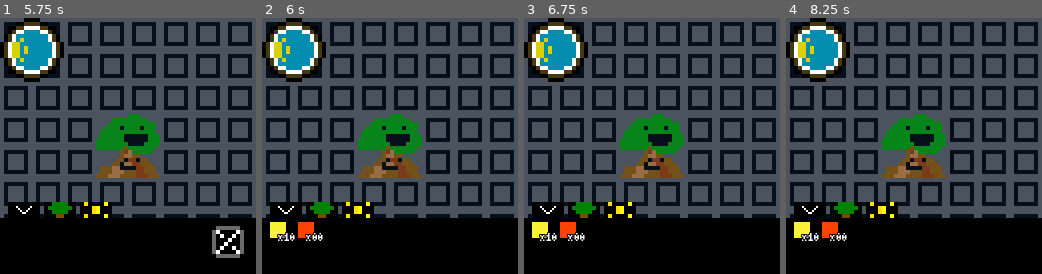
Above: before the commit, frames 1-4 (left to right).
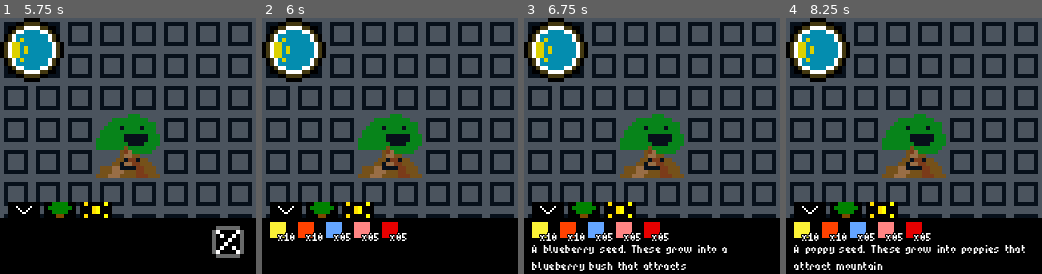
Above: after the commit, the same moments.

Repository: emmetl913/LOWREZJAM_2024
Game: Godot game, scene res://menus/main_menu.tscn
The game is run twice, just before and just after one commit, with the same random seed, the same clock (stepped at 60 frames per second) and the same inputs.
Inputs (mouse positions are in pixels of both pictures, inside the frame that each line leads up to):
- Up to frame 1 (5.75 s): click (87, 202) at 0.5 s; click (128, 146) at 1.25 s; click (23, 266) at 2 s; click (128, 146) at 2.75 s; click (23, 210) at 3.5 s; click (128, 146) at 4.25 s; click (23, 266) at 5 s
- Up to frame 2 (6 s): click (338, 217) at 5.75 s
- Up to frame 3 (6.75 s): click (595, 230) at 6.52 s
- Up to frame 4 (8.25 s): click (885, 230) at 7.27 s; click (914, 230) at 8.02 s

Frame 1 is identical in both runs. In frame 2, 1.4% of the frame differs, in the area x 19-57%, y 79-88%; in frame 3, 3.4%, in the area x 3-80%, y 79-99%; in frame 4, 3.4%.

Commit message:
Apples, Blueberries, and Poppies
Implemented in the same way carrots were

Diff:
--- /dev/null
+++ b/plants/classes/apple.tres
@@ -0,0 +1,19 @@
+[gd_resource type="Resource" script_class="Base_Plant" load_steps=4 format=3 uid="uid://cyv1vth4201oo"]
+
+[ext_resource type="Texture2D" uid="uid://wpdtd3vxthpw" path="res://assets/sprites/mature_apple.png" id="1_26kio"]
+[ext_resource type="Texture2D" uid="uid://bujaahxnmv2a2" path="res://assets/sprites/apple_seed.png" id="2_dspei"]
+[ext_resource type="Script" path="res://plants/classes/base/base_plant.gd" id="3_ijatd"]
+
+[resource]
+script = ExtResource("3_ijatd")
+PLANT_ID = 3
+RESOURCE_NAME = "FOOD"
+PROD_VAL = 5
+PROD_INTERVAL = 5.0
+WEIGHT = 10
+HEALTH = 10
+SEED_TEXTURE = ExtResource("2_dspei")
+MATURE_TEXTURE = ExtResource("1_26kio")
+GRID_COORDS = Vector2(-1, -1)
+GROWTH_TIME = 3
+RESOURCES_STORED = 0
--- /dev/null
+++ b/plants/classes/blueberry.tres
@@ -0,0 +1,19 @@
+[gd_resource type="Resource" script_class="Base_Plant" load_steps=4 format=3 uid="uid://4xj5c62ok636"]
+
+[ext_resource type="Texture2D" uid="uid://w2nlgtm5yxfp" path="res://assets/sprites/mature_blueberry.png" id="1_w5xs7"]
+[ext_resource type="Texture2D" uid="uid://c0u67y4pk72k7" path="res://assets/sprites/blueberry_seed.png" id="2_oa7iu"]
+[ext_resource type="Script" path="res://plants/classes/base/base_plant.gd" id="3_qg8ib"]
+
+[resource]
+script = ExtResource("3_qg8ib")
+PLANT_ID = 2
+RESOURCE_NAME = "FOOD"
+PROD_VAL = 5
+PROD_INTERVAL = 5.0
+WEIGHT = 10
+HEALTH = 10
+SEED_TEXTURE = ExtResource("2_oa7iu")
+MATURE_TEXTURE = ExtResource("1_w5xs7")
+GRID_COORDS = Vector2(-1, -1)
+GROWTH_TIME = 3
+RESOURCES_STORED = 0
--- /dev/null
+++ b/plants/classes/poppy.tres
@@ -0,0 +1,19 @@
+[gd_resource type="Resource" script_class="Base_Plant" load_steps=4 format=3 uid="uid://b2iobgy36w44g"]
+
+[ext_resource type="Texture2D" uid="uid://dbbq2t0ao56ic" path="res://assets/sprites/mature_poppy.png" id="1_j6xfi"]
+[ext_resource type="Texture2D" uid="uid://diupao06mgiwt" path="res://assets/sprites/poppy_seed.png" id="2_vjqs1"]
+[ext_resource type="Script" path="res://plants/classes/base/base_plant.gd" id="3_vkg0m"]
+
+[resource]
+script = ExtResource("3_vkg0m")
+PLANT_ID = 4
+RESOURCE_NAME = "FOOD"
+PROD_VAL = 5
+PROD_INTERVAL = 5.0
+WEIGHT = 10
+HEALTH = 10
+SEED_TEXTURE = ExtResource("2_vjqs1")
+MATURE_TEXTURE = ExtResource("1_j6xfi")
+GRID_COORDS = Vector2(-1, -1)
+GROWTH_TIME = 3
+RESOURCES_STORED = 0
--- a/worlds/meadow.gd
+++ b/worlds/meadow.gd
@@ -32,7 +32,7 @@
 @onready var options_menu = $CursorCamera/ToolBelt/Options_Menu
 
 # Each cell represents a plant ID, check plants folder to find which ID belongs to which plant
-@export var seeds :Array[int] = [0, 10, 0, 0, 0]
+@export var seeds :Array[int] = [0, 0, 0, 0, 0]
 var planted_plants: Array[PackedScene]
 
 var period_time: float = 0
@@ -44,8 +44,7 @@
 	$Tree_Sun_Prod.wait_time = tree.prod_interval
 	$Tree_Sun_Prod.start()
 	$CursorCamera/ToolBelt.position.y += 14
-	$CursorCamera/ToolBelt/Seeds_Menu/Sunflower_Total.text = "x%02d" % seeds[0]
-	$CursorCamera/ToolBelt/Seeds_Menu/Carrot_Total.text = "x%02d" % seeds[1]
+	setup_seed_totals()
 	energy_menu.visible = false
 	seeds_menu.visible = false
 	options_menu.visible = true
@@ -100,9 +99,25 @@
 	seed_text.text = "A sunflower seed, these grow into mature sunflowers that produce more energy                            "
 func _on_sunflower_mouse_exited():
 	seed_text.text = " "
+
 func _on_carrot_mouse_entered():
 	seed_text.text = "A carrot seed. These grow into mature carrots that attract birds.                                       "
 func _on_carrot_mouse_exited():
+	seed_text.text = " "
+
+func _on_blueberry_mouse_entered():
+	seed_text.text = "A blueberry seed. These grow into a blueberry bush that attracts squirrels.                             "
+func _on_blueberry_mouse_exited():
+	seed_text.text = " "
+
+func _on_apple_mouse_entered():
+	seed_text.text = "An apple seed. These grow into an apple tree that attracts ducks.                                       "
+func _on_apple_mouse_exited():
+	seed_text.text = " "
+
+func _on_poppy_mouse_entered():
+	seed_text.text = "A poppy seed. These grow into poppies that attract mountain lions.                                      "
+func _on_poppy_mouse_exited():
 	seed_text.text = " "
 
 # //////////////////////////
@@ -135,8 +150,15 @@
 func _on_carrot_pressed():
 	var texture = load("res://assets/sprites/carrot_seed.png")
 	on_seed_button_pressed(1, texture)
-
-
+func _on_blueberry_pressed():
+	var texture = load("res://assets/sprites/blueberry_seed.png")
+	on_seed_button_pressed(2, texture)
+func _on_apple_pressed():
+	var texture = load("res://assets/sprites/apple_seed.png")
+	on_seed_button_pressed(3, texture)
+func _on_poppy_pressed():
+	var texture = load("res://assets/sprites/poppy_seed.png")
+	on_seed_button_pressed(4, texture)
 
 
 func _input(event):
@@ -144,8 +166,7 @@
 		print(get_local_mouse_position().y , " : ", $CursorCamera.position.y+15)
 		if !toolbelt_open or toolbelt_open and get_global_mouse_position().y <= $CursorCamera.position.y+15:
 			seeds[0] -= 1
-			$CursorCamera/ToolBelt/Seeds_Menu/Sunflower_Total.text = "x%02d" % seeds[0]
-			$CursorCamera/ToolBelt/Seeds_Menu/Carrot_Total.text = "x%02d" % seeds[1]
+			setup_seed_totals()
 			print("You're trying to plant seed with menu open: ", held_seed_id, " you now have ", seeds[0], " seeds")
 			var new_coords = getMapAsGridCoords()
 			var res = getPlantResourceByPlantID(held_seed_id)
@@ -195,3 +216,16 @@
 		return load("res://plants/classes/sunflower.tres")
 	if id == 1:
 		return load("res://plants/classes/carrot.tres")
+	if id == 2:
+		return load("res://plants/classes/blueberry.tres")
+	if id == 3:
+		return load("res://plants/classes/apple.tres")
+	if id == 4:
+		return load("res://plants/classes/poppy.tres")
+
+func setup_seed_totals():
+	$CursorCamera/ToolBelt/Seeds_Menu/Sunflower_Total.text = "x%02d" % seeds[0]
+	$CursorCamera/ToolBelt/Seeds_Menu/Carrot_Total.text = "x%02d" % seeds[1]
+	$CursorCamera/ToolBelt/Seeds_Menu/Blueberry_Total.text = "x%02d" % seeds[2]
+	$CursorCamera/ToolBelt/Seeds_Menu/Apple_Total.text = "x%02d" % seeds[3]
+	$CursorCamera/ToolBelt/Seeds_Menu/Poppy_Total.text = "x%02d" % seeds[4]
--- a/worlds/meadow.tscn
+++ b/worlds/meadow.tscn
@@ -13,8 +13,11 @@
 [ext_resource type="Texture2D" uid="uid://dew2q8k2q1l2i" path="res://assets/sprites/buttons/exit_to_mm_temp_button.png" id="10_p3v3i"]
 [ext_resource type="Texture2D" uid="uid://cc50neu71ceb5" path="res://assets/sprites/carrot_seed.png" id="11_1mrda"]
 [ext_resource type="Texture2D" uid="uid://ngbdld7ow7e2" path="res://assets/sprites/buttons/exit_to_mm_temp_button_hover.png" id="11_doao0"]
+[ext_resource type="Texture2D" uid="uid://diupao06mgiwt" path="res://assets/sprites/poppy_seed.png" id="12_bmanu"]
+[ext_resource type="Texture2D" uid="uid://c0u67y4pk72k7" path="res://assets/sprites/blueberry_seed.png" id="13_w718l"]
 [ext_resource type="PackedScene" uid="uid://dby4wixwjy120" path="res://util/mouse_dragger.tscn" id="14_gar52"]
 [ext_resource type="Texture2D" uid="uid://bsbte62wt5lyp" path="res://assets/sprites/Sun Dial.png" id="14_o8xln"]
+[ext_resource type="Texture2D" uid="uid://bujaahxnmv2a2" path="res://assets/sprites/apple_seed.png" id="14_vfal4"]
 [ext_resource type="Script" path="res://managers/day_night_cycle.gd" id="15_t7viv"]
 [ext_resource type="PackedScene" uid="uid://bp6ubf7acq5oj" path="res://managers/entity_spawn_system.tscn" id="17_cf0qp"]
 
@@ -36,7 +39,7 @@
 
 [node name="Meadow" type="Node2D"]
 script = ExtResource("1_bko1o")
-seeds = Array[int]([10, 0, 0, 0, 0])
+seeds = Array[int]([10, 10, 5, 5, 5])
 
 [node name="TileMap" type="TileMap" parent="."]
 visible = false
@@ -171,6 +174,59 @@
 label_settings = SubResource("LabelSettings_sepq4")
 autowrap_mode = 3
 
+[node name="Blueberry" type="TextureButton" parent="CursorCamera/ToolBelt/Seeds_Menu"]
+offset_left = -16.0
+offset_top = -7.0
+offset_right = -12.0
+offset_bottom = -3.0
+texture_normal = ExtResource("13_w718l")
+stretch_mode = 0
+
+[node name="Blueberry_Total" type="Label" parent="CursorCamera/ToolBelt/Seeds_Menu"]
+texture_filter = 1
+offset_left = -14.0
+offset_top = -5.0
+offset_right = -6.0
+offset_bottom = 3.0
+theme_override_fonts/font = ExtResource("2_ksmiv")
+label_settings = SubResource("LabelSettings_sepq4")
+autowrap_mode = 3
+
+[node name="Apple" type="TextureButton" parent="CursorCamera/ToolBelt/Seeds_Menu"]
+offset_left = -9.0
+offset_top = -7.0
+offset_right = -5.0
+offset_bottom = -3.0
+texture_normal = ExtResource("14_vfal4")
+stretch_mode = 0
+
+[node name="Apple_Total" type="Label" parent="CursorCamera/ToolBelt/Seeds_Menu"]
+texture_filter = 1
+offset_left = -7.0
+offset_top = -5.0
+offset_right = 1.0
+offset_bottom = 3.0
+theme_override_fonts/font = ExtResource("2_ksmiv")
+label_settings = SubResource("LabelSettings_sepq4")
+autowrap_mode = 3
+
+[node name="Poppy" type="TextureButton" parent="CursorCamera/ToolBelt/Seeds_Menu"]
+offset_left = -2.0
+offset_top = -7.0
+offset_right = 2.0
+offset_bottom = -3.0
+texture_normal = ExtResource("12_bmanu")
+stretch_mode = 0
+
+[node name="Poppy_Total" type="Label" parent="CursorCamera/ToolBelt/Seeds_Menu"]
+texture_filter = 1
+offset_top = -5.0
+offset_right = 8.0
+offset_bottom = 3.0
+theme_override_fonts/font = ExtResource("2_ksmiv")
+label_settings = SubResource("LabelSettings_sepq4")
+autowrap_mode = 3
+
 [node name="Plant_Info" type="Label" parent="CursorCamera/ToolBelt/Seeds_Menu"]
 texture_filter = 1
 offset_left = -30.0
@@ -249,6 +305,15 @@
 [connection signal="mouse_entered" from="CursorCamera/ToolBelt/Seeds_Menu/Carrot" to="." method="_on_carrot_mouse_entered"]
 [connection signal="mouse_exited" from="CursorCamera/ToolBelt/Seeds_Menu/Carrot" to="." method="_on_carrot_mouse_exited"]
 [connection signal="pressed" from="CursorCamera/ToolBelt/Seeds_Menu/Carrot" to="." method="_on_carrot_pressed"]
+[connection signal="mouse_entered" from="CursorCamera/ToolBelt/Seeds_Menu/Blueberry" to="." method="_on_blueberry_mouse_entered"]
+[connection signal="mouse_exited" from="CursorCamera/ToolBelt/Seeds_Menu/Blueberry" to="." method="_on_blueberry_mouse_exited"]
+[connection signal="pressed" from="CursorCamera/ToolBelt/Seeds_Menu/Blueberry" to="." method="_on_blueberry_pressed"]
+[connection signal="mouse_entered" from="CursorCamera/ToolBelt/Seeds_Menu/Apple" to="." method="_on_apple_mouse_entered"]
+[connection signal="mouse_exited" from="CursorCamera/ToolBelt/Seeds_Menu/Apple" to="." method="_on_apple_mouse_exited"]
+[connection signal="pressed" from="CursorCamera/ToolBelt/Seeds_Menu/Apple" to="." method="_on_apple_pressed"]
+[connection signal="mouse_entered" from="CursorCamera/ToolBelt/Seeds_Menu/Poppy" to="." method="_on_poppy_mouse_entered"]
+[connection signal="mouse_exited" from="CursorCamera/ToolBelt/Seeds_Menu/Poppy" to="." method="_on_poppy_mouse_exited"]
+[connection signal="pressed" from="CursorCamera/ToolBelt/Seeds_Menu/Poppy" to="." method="_on_poppy_pressed"]
 [connection signal="mouse_entered" from="CursorCamera/ToolBelt/Options_Menu/Main_Menu" to="." method="_on_main_menu_mouse_entered"]
 [connection signal="mouse_exited" from="CursorCamera/ToolBelt/Options_Menu/Main_Menu" to="." method="_on_main_menu_mouse_exited"]
 [connection signal="pressed" from="CursorCamera/ToolBelt/Options_Menu/Main_Menu" to="." method="_on_main_menu_pressed"]
Binary file added: assets/sprites/apple_seed.png
Not shown, added: assets/sprites/apple_seed.png.import
Binary file added: assets/sprites/blueberry_seed.png
Not shown, added: assets/sprites/blueberry_seed.png.import
Binary file added: assets/sprites/mature_apple.png
Not shown, added: assets/sprites/mature_apple.png.import
Binary file added: assets/sprites/mature_blueberry.png
Not shown, added: assets/sprites/mature_blueberry.png.import
Binary file added: assets/sprites/mature_poppy.aseprite
Binary file added: assets/sprites/mature_poppy.png
Not shown, added: assets/sprites/mature_poppy.png.import
Binary file added: assets/sprites/poppy_seed.png
(and 2 more such lines)
